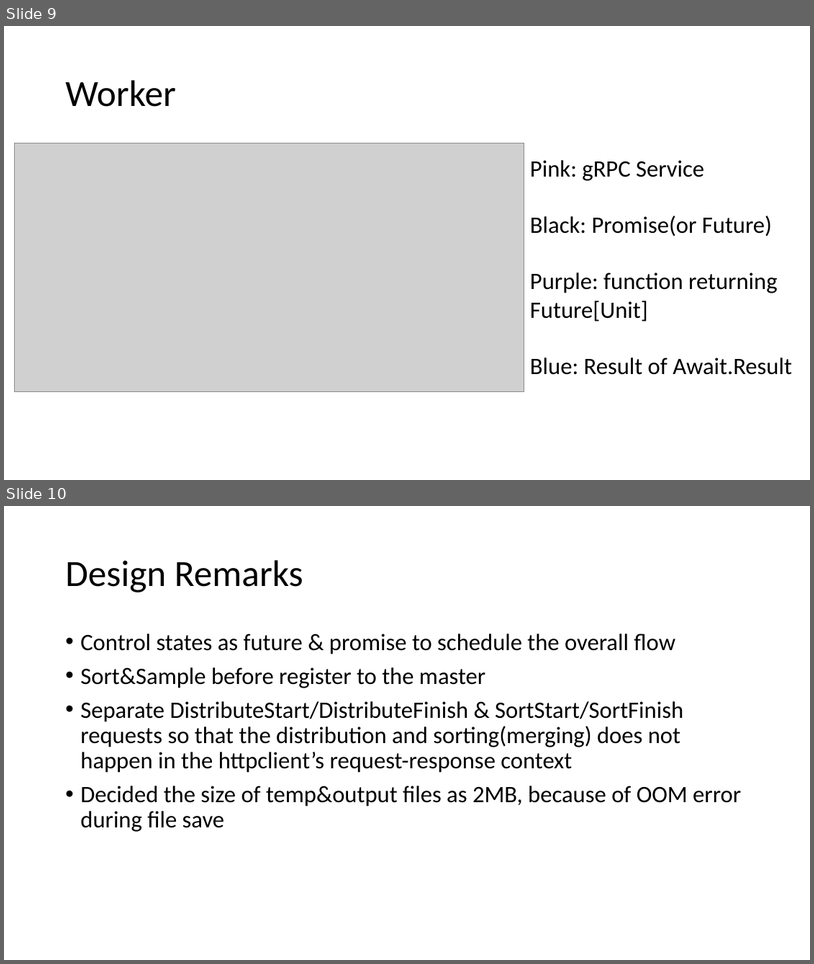
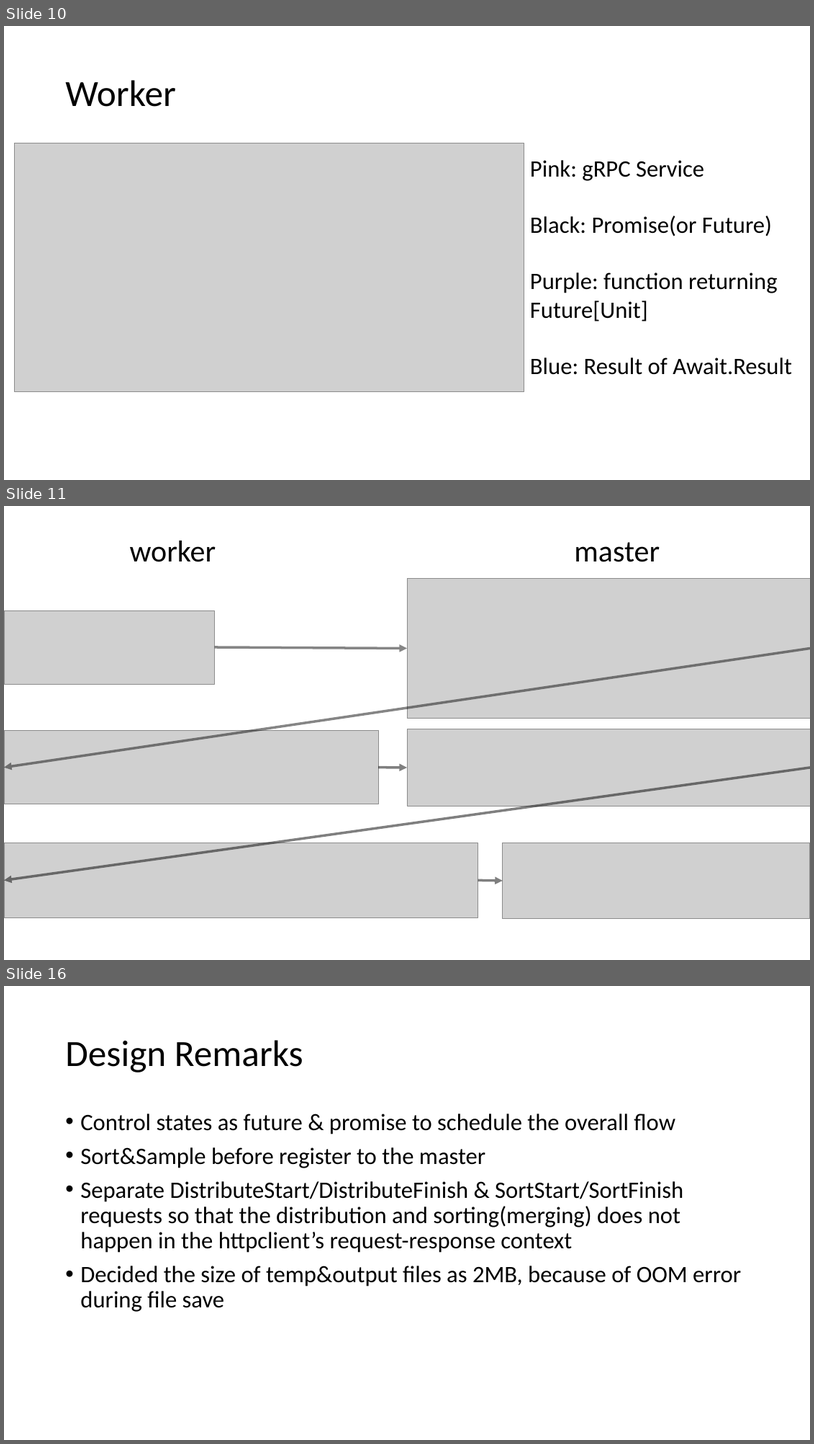
Before and after one commit to qwercxzsda/cs434-project, a slide deck: docs/Final Presentation.pptx. Shown one above the other, each under a label of ours: slides 9 and 10 before the commit, slides 10, 11 and 16 after it; the slides between them are not shown. The pictures are 814x964 and 814x1444 pixels, drawn with LibreOffice and Linux fonts; fonts in the diff are those of the drawing; grey boxes stand for pictures. Boxes give left, top, right and bottom in pixels: in the first picture for what was removed or moved away, otherwise in the second. Text is boxed around its words. In the diff, an @@ line names an element or a change of style, - is before the commit and + after.

```diff
--- a/docs/Final Presentation.pptx
+++ b/docs/Final Presentation.pptx
@@ slide 11 added at bbox=[4, 506, 810, 960], background #FFFFFF @@
@@ text added at bbox=[130, 541, 216, 562], 36 pt, text #000000 @@
+worker
@@ text added at bbox=[574, 542, 660, 562], 36 pt, text #000000 @@
+master
@@ picture added at bbox=[407, 578, 810, 718] @@
@@ picture added at bbox=[4, 610, 214, 685] @@
@@ arrow added from (810, 648) to (4, 767), #0D0D0D 3 pt @@
@@ arrow added from (214, 647) to (407, 648), #0D0D0D 3 pt @@
@@ picture added at bbox=[4, 731, 378, 804] @@
@@ picture added at bbox=[407, 729, 810, 806] @@
@@ arrow added from (810, 767) to (4, 880), #000000 3 pt @@
@@ arrow added from (378, 767) to (407, 767), #000000 3 pt @@
@@ picture added at bbox=[4, 843, 478, 917] @@
@@ picture added at bbox=[503, 843, 810, 918] @@
@@ arrow added from (478, 880) to (503, 880), #000000 3 pt @@
@@ what was slide 9 is now slide 10 @@
@@ what was slide 10 is now slide 16 @@
```
Also in this commit, not shown: 1 slide changed, 5 other slides added.
